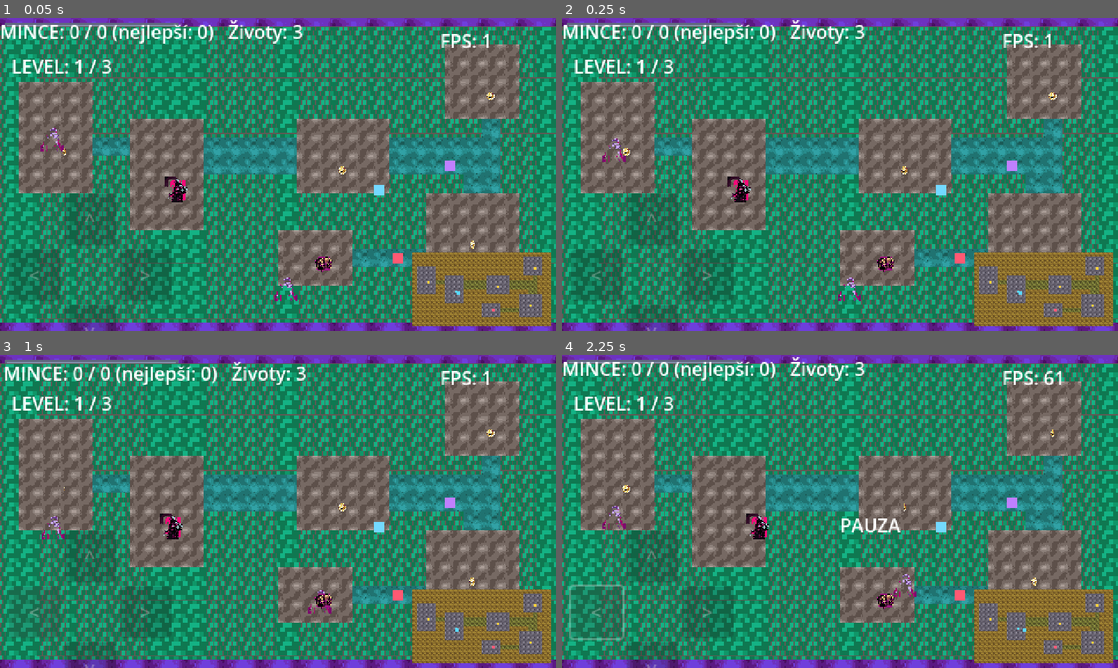
Above: before the commit, frames 1-4 (two rows, left to right).
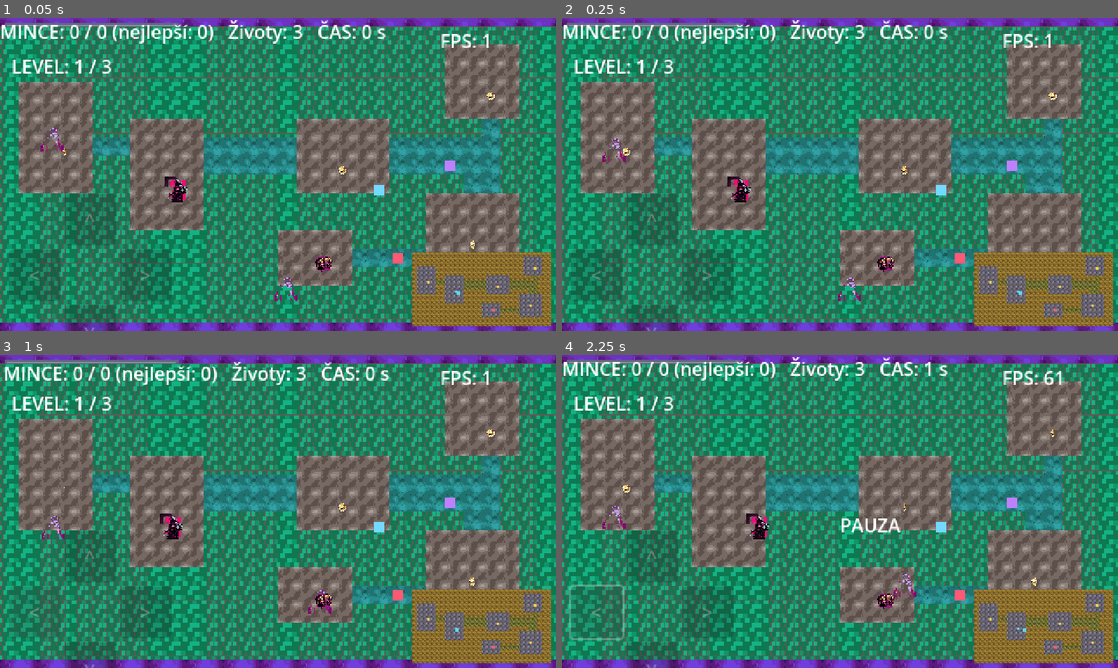
Above: after the commit, the same moments.

Repository: ssevcikm-spec/forge-quest
Game: Godot game, scene res://main.tscn
Two runs of this game, one before a commit and one after it. Both use one fixed random seed, a clock stepped at 60 frames per second and the inputs below.
Inputs:
- Up to frame 1 (0.05 s): no input
- Up to frame 2 (0.25 s): no input
- Up to frame 3 (1 s): click "<" at 0.5 s
- Up to frame 4 (2.25 s): tap Enter at 1.25 s; hold Right 1.28-2.03 s; tap M at 1.35 s; tap Space at 1.52, 2 s; hold Down from 2.03 s (still down); tap R at 2.1 s

The runs differ from the first frame. In frame 1, 0.2% of the frame differs, in the area x 57-70%, y 0-7%; in frame 2, 0.2%; in frame 3, 0.2%, in the area x 57-70%, y 2-9%; in frame 4, 0.2%.

Commit message:
forge: Časomíra úrovně v HUD

Diff:
--- a/scripts/game.gd
+++ b/scripts/game.gd
@@ -26,6 +26,8 @@
 var cas_hry: float = 0.0
 var cas_do_obnovy: float = 0.0
 var cas_dalsiho_kroku: float = 0.0
+var cas_v_levelu: float = 0.0
+var cas_dalsi_hud: float = 0.0
 var stit_trvani: float = 0.0
 var intenzita_tresu: float = 0.0
 var paused := false
@@ -135,7 +137,7 @@
 
 func _update_hud() -> void:
 	if hud:
-		hud.text = "MINCE: %d / %d (nejlepší: %d)   Životy: %d" % [score, mince_v_levelu, best, lives]
+		hud.text = "MINCE: %d / %d (nejlepší: %d)   Životy: %d   ČAS: %d s" % [score, mince_v_levelu, best, lives, int(cas_v_levelu)]
 	if level_label:
 		level_label.text = "LEVEL: %d / 3" % (aktualni_level_index + 1)
 	var progress_rect := get_node_or_null("ProgressRect")
@@ -237,6 +239,7 @@
 	level = node
 	add_child(level)
 	level.build()
+	cas_v_levelu = 0.0
 	mince_v_levelu = get_tree().get_nodes_in_group("coin").size()
 
 	# Odstranění starých objektů
@@ -498,6 +501,7 @@
 
 func _process(delta: float) -> void:
 	cas_hry += delta
+	cas_v_levelu += delta
 	cas_do_obnovy += delta
 	stit_trvani = max(0.0, stit_trvani - delta)
 	if cas_do_obnovy > 6.0:
@@ -528,6 +532,10 @@
 	if player and player.velocity.length() > 10.0 and cas_dalsiho_kroku <= 0.0:
 		play_sfx("step")
 		cas_dalsiho_kroku = 0.32
+	cas_dalsi_hud = max(0.0, cas_dalsi_hud - delta)
+	if cas_dalsi_hud <= 0.0:
+		cas_dalsi_hud = 1.0
+		_update_hud()
 
 
 func _safe_spot(vp: Vector2) -> Vector2:
@@ -722,6 +730,7 @@
 	paused = false
 	Engine.time_scale = 1.0
 	get_tree().paused = false
+	cas_v_levelu = 0.0
 	var win_label := get_node_or_null('WinLabel')
 	if win_label:
 		win_label.visible = false
